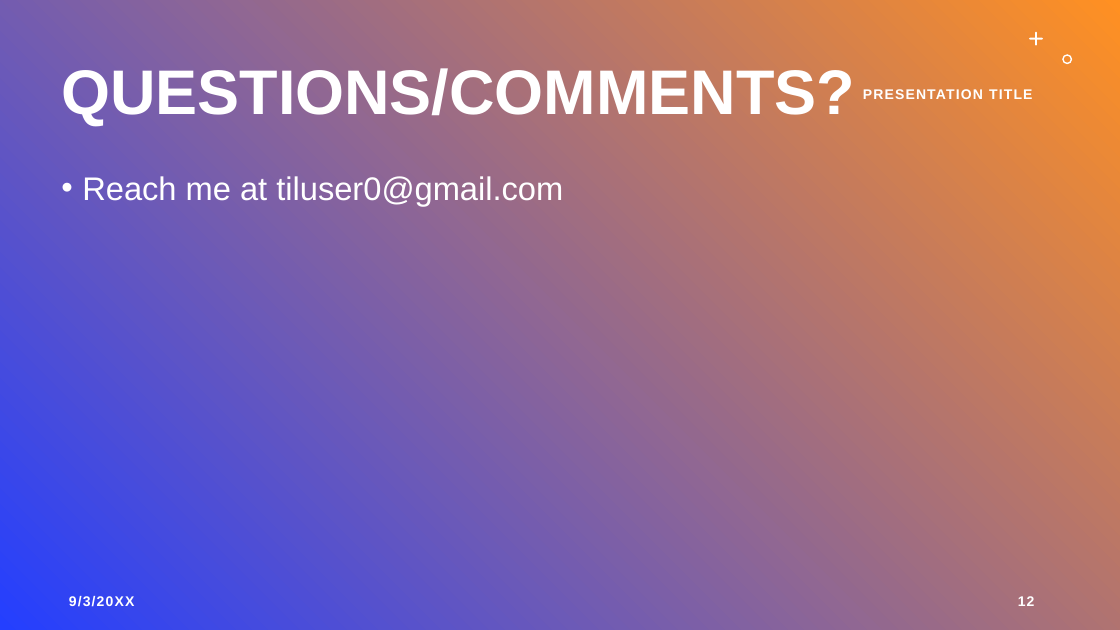
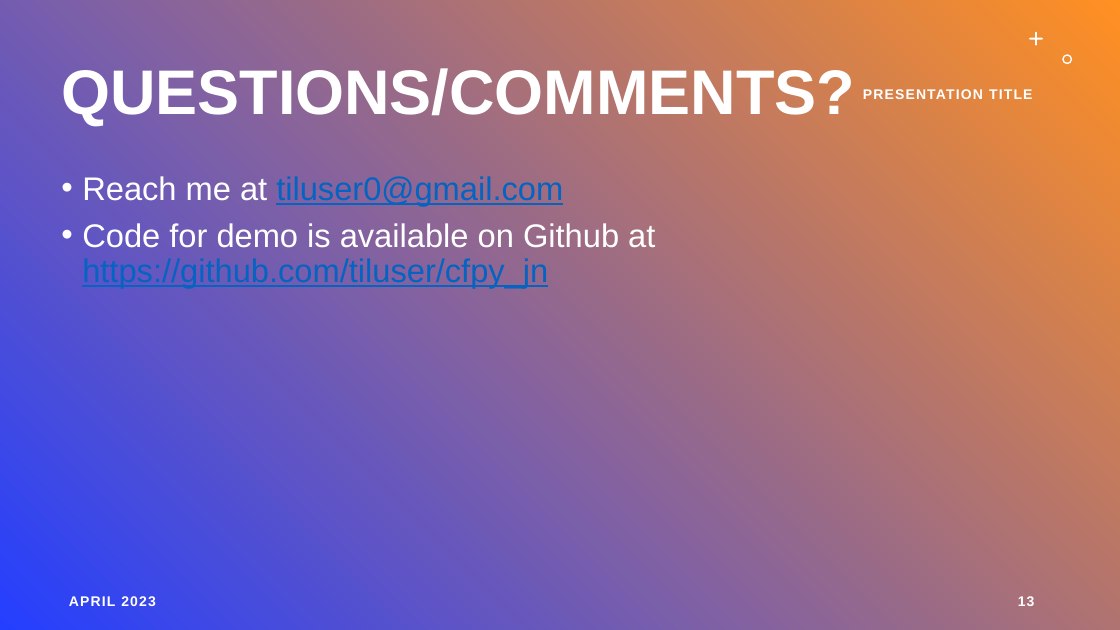
Before and after one commit to tiluser/cfpy_jn, a slide deck: slide 13 of cfpy_jupyter_demo.pptx (slide 12 before the commit). Drawn at 1120x630 pixels with LibreOffice and Linux fonts; fonts in the diff are those of the drawing. Boxes give left, top, right and bottom in pixels: in the first picture for what was removed or moved away, otherwise in the second. Text is boxed around its words. In the diff, an @@ line names an element or a change of style, - is before the commit and + after.

```diff
--- a/cfpy_jupyter_demo.pptx
+++ b/cfpy_jupyter_demo.pptx
@@ text at (x1=82, y1=176, x2=563, y2=206): text colour #FFFFFF to #0563C1, underline on in "tiluser0@gmail.com" @@
@@ text at (x1=82, y1=223, x2=655, y2=288): paragraph added @@
+• Code for demo is available on Github at https://github.com/tiluser/cfpy_jn
@@ text at (x1=69, y1=596, x2=156, y2=606): text changed @@
-9/3/20XX
+APRIL 2023
@@ page number at (x1=1018, y1=596, x2=1035, y2=606): text changed @@
-12
+13
```
Also in this commit, not shown: 3 other slides changed, 1 slide added, 2 other files.
